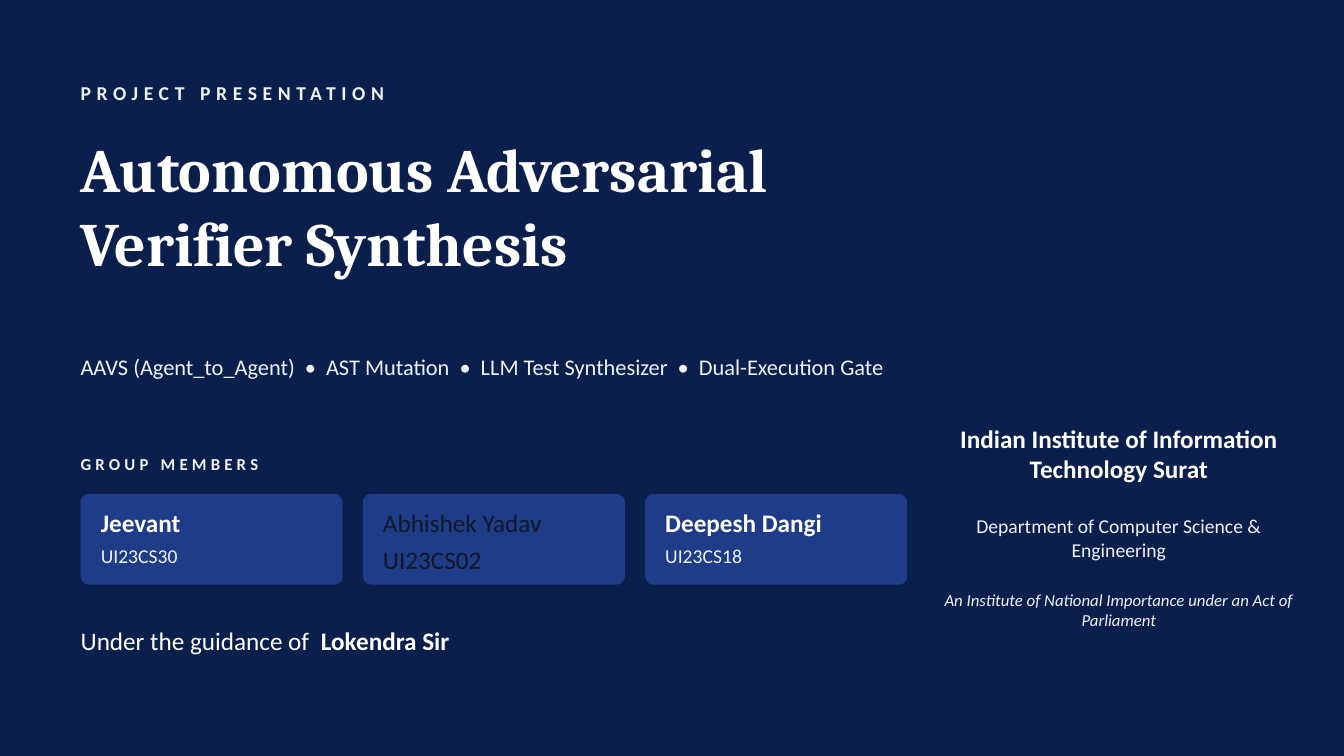
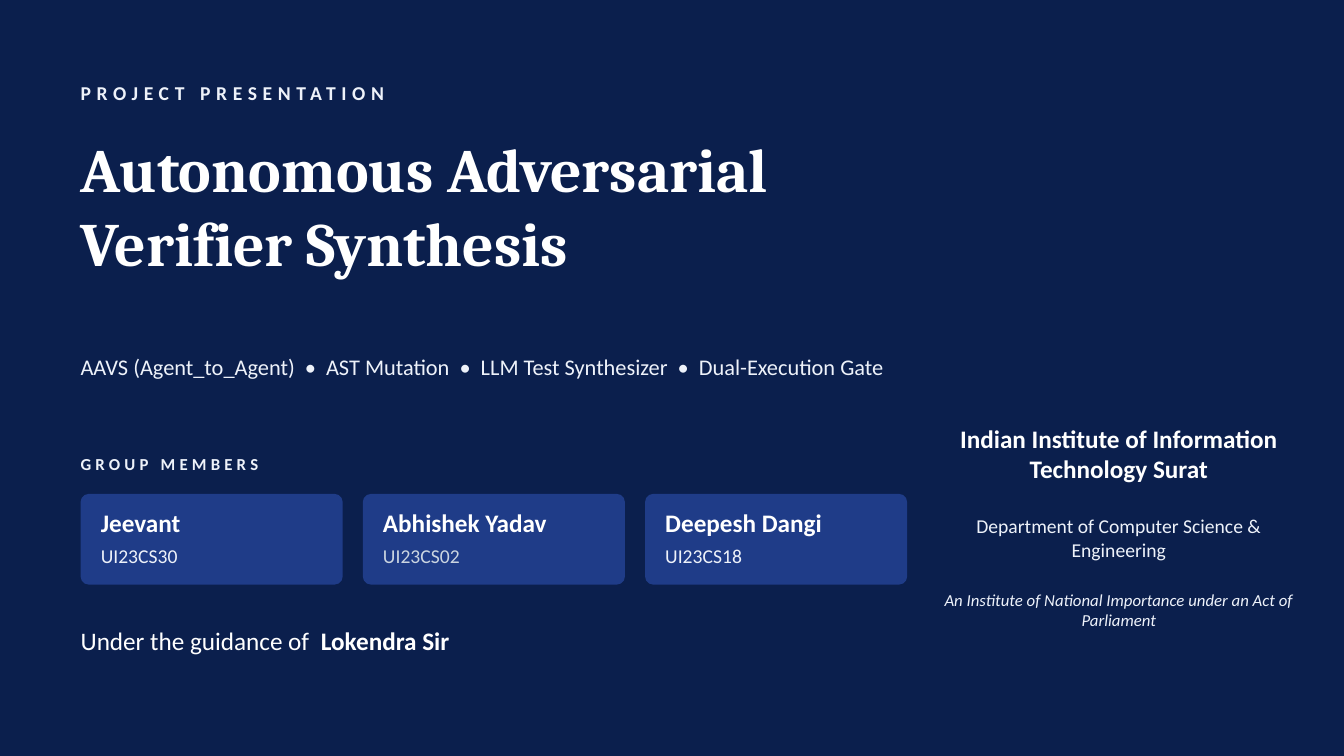
Before and after one commit to Jeevant010/Autonomous_Code_Validator, a slide deck: slide 1 of presentation/Autonomous_Code_Validator_Presentation.pptx. Drawn at 1344x756 pixels with LibreOffice and Linux fonts; fonts in the diff are those of the drawing; background and template pictures are left out. Boxes give left, top, right and bottom in pixels: in the first picture for what was removed or moved away, otherwise in the second. Text is boxed around its words. In the diff, an @@ line names an element or a change of style, - is before the commit and + after.

```diff
--- a/presentation/Autonomous_Code_Validator_Presentation.pptx
+++ b/presentation/Autonomous_Code_Validator_Presentation.pptx
@@ text "Abhishek Yadav" at box(383, 514, 546, 532): text colour #111827 to #FFFFFF, bold on @@
@@ text "UI23CS02" at box(383, 550, 460, 563): size 18 to 14 pt, text colour #111827 to #CBD5E1 @@
```
Also in this commit, not shown: 2 other slides changed, 2 other files.
